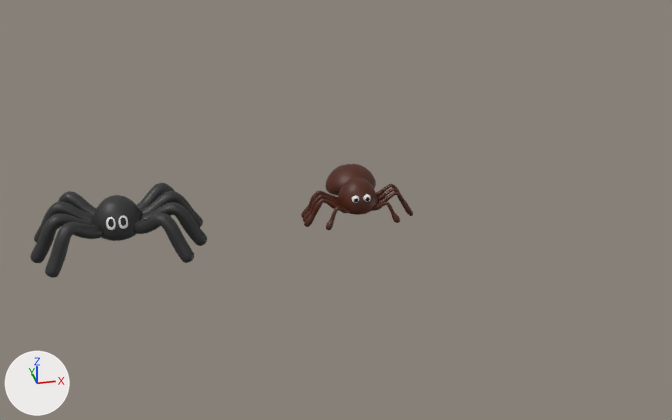
The Blender file PROYECTOU3_CCLI/Araña_V1.0.0.blend, before and after one commit.
Camera for both pictures: a 50 mm lens placed at (-6.98, -28.59, 16.27), pointed at (-0.76, 0.11, 0.31). Every picture has the same lights, and +X, +Y and +Z are marked at lower left. The picture after the commit comes second.
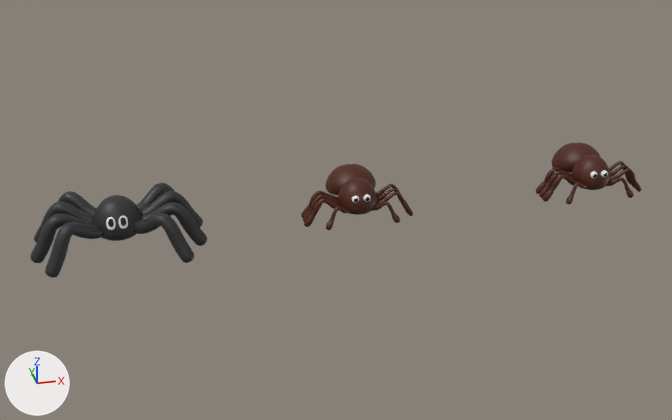
Edits to the bpy script that builds the scene:
```text
Add ob_sphere_001:
    ob_sphere_001 = bpy.data.objects.new('Sphere.001', me_sphere.copy())  # the mesh of ob_sphere
    ob_sphere_001.location = (8.79, -0.54, 1.02)
    ob_sphere_001.rotation_euler = (1.497, 0.0, 0.0)  # degrees (86, 0, 0)
Add ob_pata03_001:
    ob_pata03_001 = bpy.data.objects.new('pata03.001', me_plane_007.copy())  # the mesh of ob_pata03
    ob_pata03_001.location = (9.0, 0.0, 0.0)
    _m = ob_pata03_001.modifiers.new('Subdivision', 'SUBSURF')
    _m.levels = 2
Add ob_pata02_001:
    ob_pata02_001 = bpy.data.objects.new('pata02.001', me_plane_006.copy())  # the mesh of ob_pata02
    ob_pata02_001.location = (9.0, 0.0, 0.0)
    _m = ob_pata02_001.modifiers.new('Subdivision', 'SUBSURF')
    _m.levels = 2
Add ob_plane_004:
    ob_plane_004 = bpy.data.objects.new('Plane.004', me_plane_005.copy())  # the mesh of ob_plane_008
    ob_plane_004.location = (8.96, -0.18, 0.12)
    ob_plane_004.rotation_euler = (0.0, 0.0, -2.635)  # degrees (0, 0, -151)
    _m = ob_plane_004.modifiers.new('Subdivision', 'SUBSURF')
    _m.levels = 2
Add ob_pata01_001:
    ob_pata01_001 = bpy.data.objects.new('pata01.001', me_plane_001.copy())  # the mesh of ob_pata01
    ob_pata01_001.location = (9.0, 0.0, 0.0)
    _m = ob_pata01_001.modifiers.new('Subdivision', 'SUBSURF')
    _m.levels = 2
Add ob_circle_009:
    ob_circle_009 = bpy.data.objects.new('Circle.009', me_circle_008.copy())  # the mesh of ob_circle_005
    ob_circle_009.location = (9.0, 0.0, 0.0)
    ob_circle_009.rotation_euler = (-0.384, 0.0, 0.0)  # degrees (-22, 0, 0)
    _m = ob_circle_009.modifiers.new('Subdivision', 'SUBSURF')
    _m.levels = 2
Add ob_circle_006:
    ob_circle_006 = bpy.data.objects.new('Circle.006', me_circle_007.copy())  # the mesh of ob_circle_004
    ob_circle_006.location = (9.0, 0.0, 0.0)
    _m = ob_circle_006.modifiers.new('Subdivision', 'SUBSURF')
    _m.levels = 2
```

Pixel boxes [x1, y1, x2, y2] of what changed, in the pictures (672 x 420 px):
'Circle.006', added (brown): after [571, 155, 610, 190]
'Circle.009', added (brown): after [552, 143, 601, 173]
'pata01.001', added: after [542, 168, 641, 202]
'Plane.004', added: after [566, 177, 634, 204]
'pata02.001', added: after [539, 165, 635, 198]
'pata03.001', added: after [536, 161, 631, 194]
'Sphere.001', added: after [590, 170, 608, 179]
